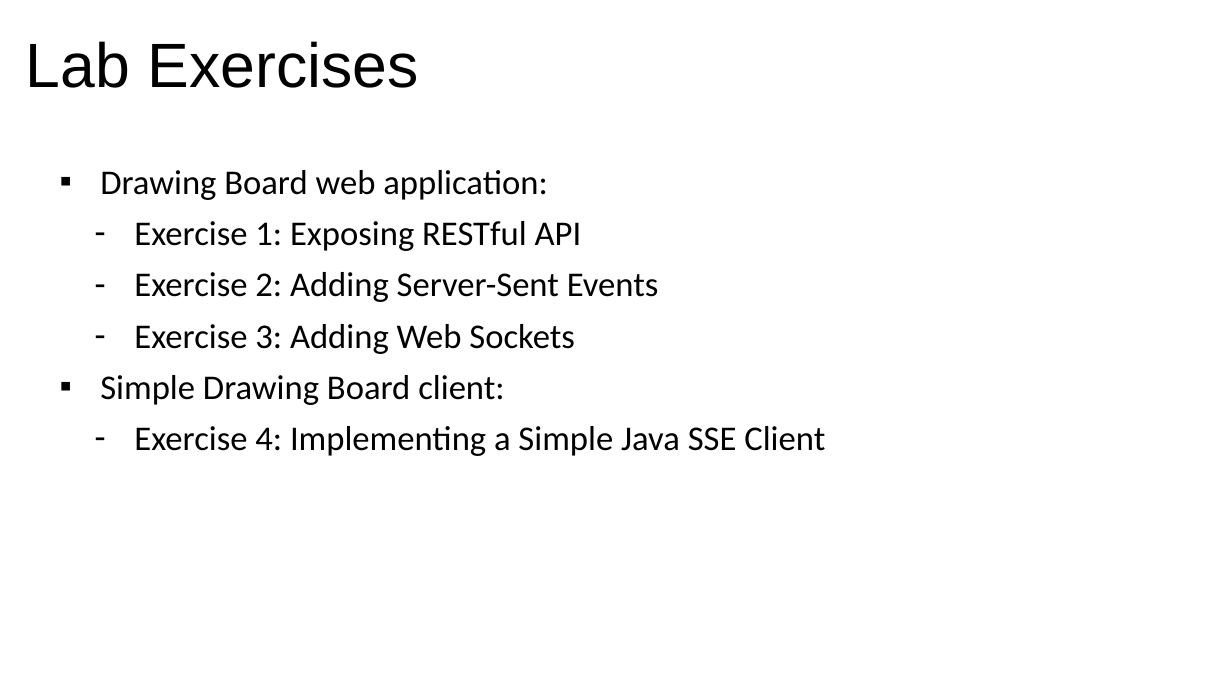
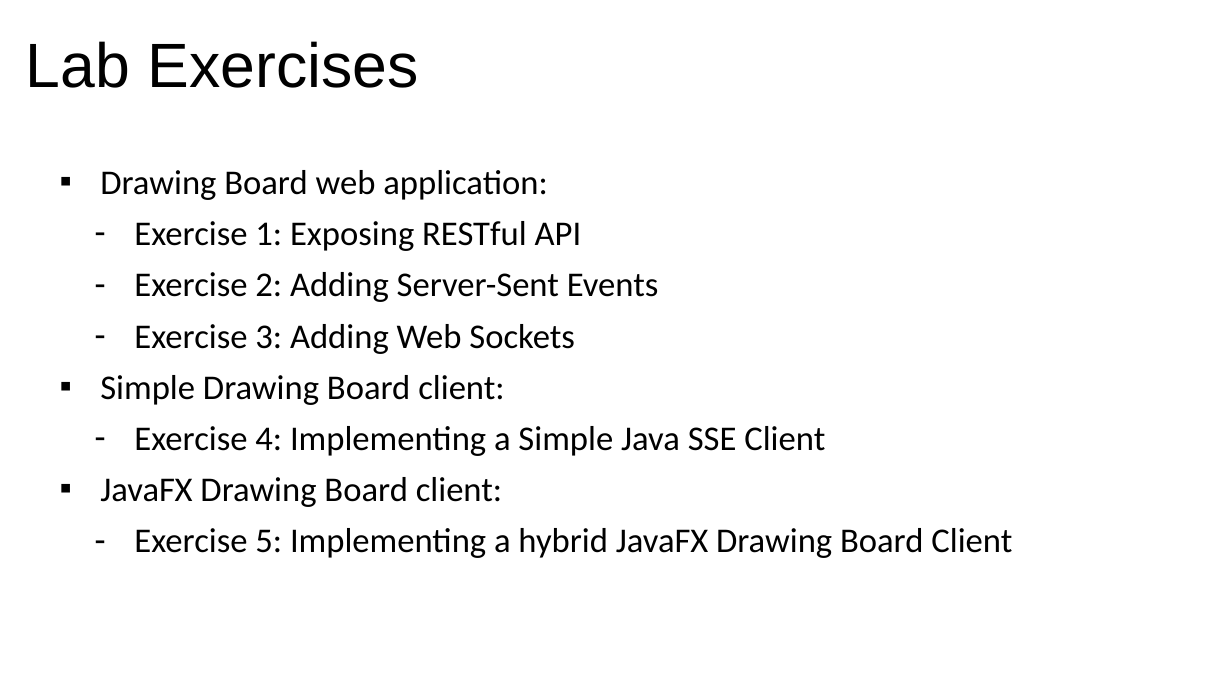
Before and after one commit to javaee/jersey-hol-sse-websocket, a slide deck: slide 51 of lab-slides.pptx. Drawn at 1232x693 pixels with LibreOffice and Linux fonts; fonts in the diff are those of the drawing; background and template pictures are left out. Boxes give left, top, right and bottom in pixels: in the first picture for what was removed or moved away, otherwise in the second. Text is boxed around its words. In the diff, an @@ line names an element or a change of style, - is before the commit and + after.

```diff
--- a/lab-slides.pptx
+++ b/lab-slides.pptx
@@ text at box(100, 477, 1012, 558): paragraphs added @@
+▪ JavaFX Drawing Board client:
+  – Exercise 5: Implementing a hybrid JavaFX Drawing Board Client
```
Also in this commit, not shown: 4 other slides changed, 1 other file.
